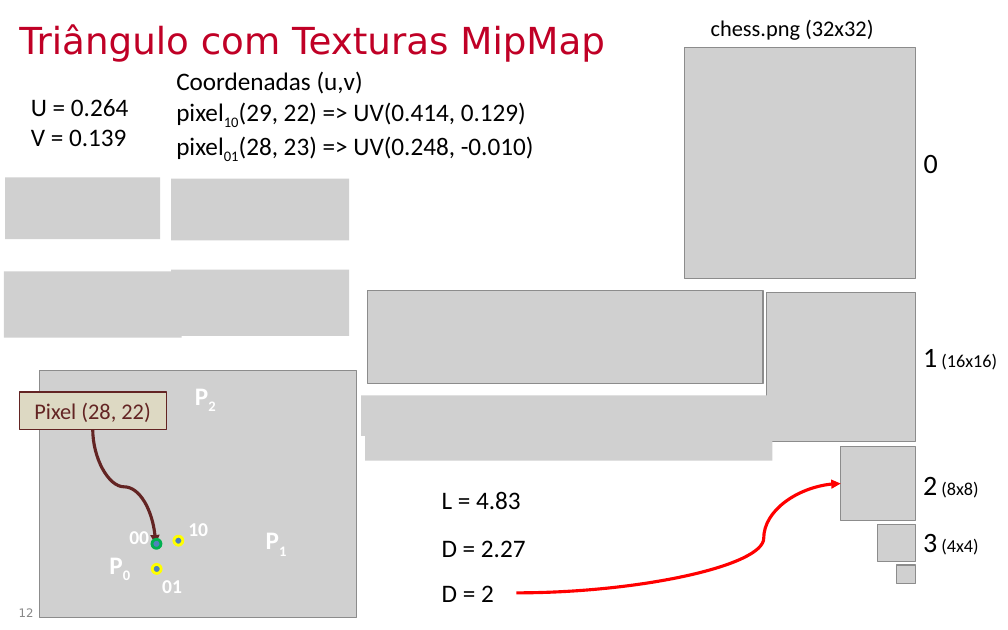
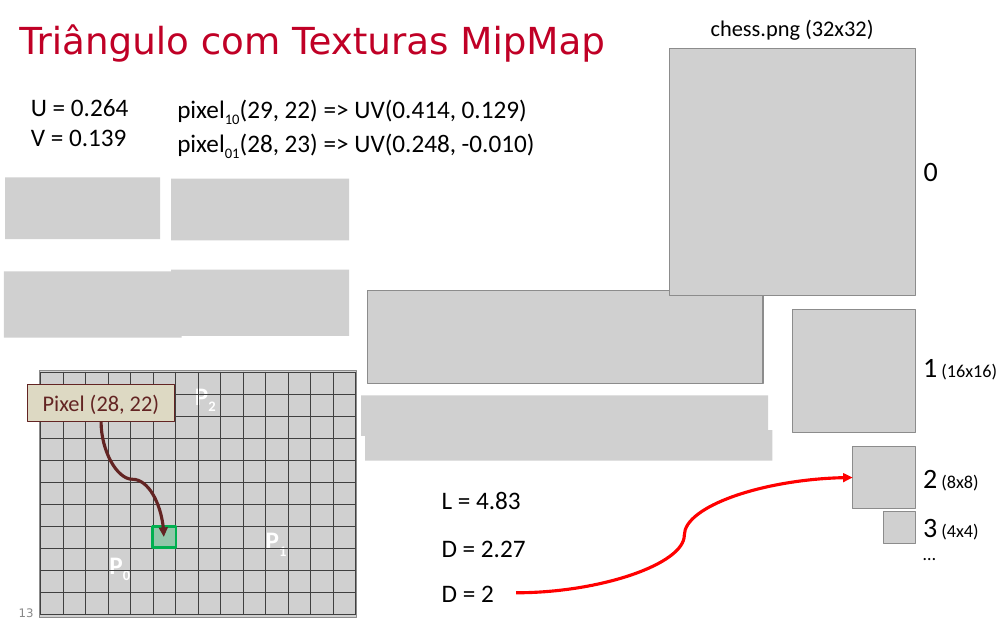
Before and after one commit to lpsoares/ComputacaoGrafica, a slide deck: slide 13 of content/aulas/12-revisao3_interpolacao_mipmap_visibilidade/aula12_revisao3_interpolacao_mipmap_visibilidade.pptx (slide 12 before the commit). Drawn at 1008x630 pixels with LibreOffice and Linux fonts; fonts in the diff are those of the drawing; grey boxes stand for pictures; background and template pictures are left out. Boxes give left, top, right and bottom in pixels: in the first picture for what was removed or moved away, otherwise in the second. Text is boxed around its words. In the diff, an @@ line names an element or a change of style, - is before the commit and + after.

```diff
--- a/content/aulas/12-revisao3_interpolacao_mipmap_visibilidade/aula12_revisao3_interpolacao_mipmap_visibilidade.pptx
+++ b/content/aulas/12-revisao3_interpolacao_mipmap_visibilidade/aula12_revisao3_interpolacao_mipmap_visibilidade.pptx
@@ picture: place and size @@
-picture at (684, 47, 915, 278)
+picture at (669, 48, 915, 294)
@@ text "pixel10(29, 22) => UV(0.414, 0.129)": place and size @@
-text "pixel10(29, 22) => UV(0.414, 0.129)" at (176, 71, 534, 159)
+text "pixel10(29, 22) => UV(0.414, 0.129)" at (240, 99, 535, 156)
@@ text at (176, 71, 363, 94): paragraph removed @@
-Coordenadas (u,v)
@@ text "0": place and size @@
-text "0" at (924, 155, 938, 174)
+text "0" at (924, 163, 938, 182)
@@ picture: place and size @@
-picture at (766, 292, 915, 442)
+picture at (792, 309, 915, 432)
@@ text "1 (16x16)": place and size @@
-text "1 (16x16)" at (923, 349, 997, 370)
+text "1 (16x16)" at (923, 359, 997, 380)
@@ rectangle "Pixel (28, 22)": place and size @@
-rectangle "Pixel (28, 22)" at (19, 392, 166, 429)
+rectangle "Pixel (28, 22)" at (27, 384, 174, 421)
@@ table added at (40, 372, 351, 615), 11 rows, 14 columns @@
+ |  |  |  |  |  |  |  |  |  |  |  |  | 
+ |  |  |  |  |  |  |  |  |  |  |  |  | 
+ |  |  |  |  |  |  |  |  |  |  |  |  | 
+ |  |  |  |  |  |  |  |  |  |  |  |  | 
+ |  |  |  |  |  |  |  |  |  |  |  |  | 
+ |  |  |  |  |  |  |  |  |  |  |  |  | 
+ |  |  |  |  |  |  |  |  |  |  |  |  | 
+ |  |  |  |  |  |  |  |  |  |  |  |  | 
+ |  |  |  |  |  |  |  |  |  |  |  |  | 
+ |  |  |  |  |  |  |  |  |  |  |  |  | 
+ |  |  |  |  |  |  |  |  |  |  |  |  | 
@@ curved arrow moved from (93, 429) - (155, 544) to (101, 421) - (163, 537) @@
@@ picture: place and size @@
-picture at (841, 447, 915, 521)
+picture at (853, 447, 915, 509)
@@ curved arrow moved from (516, 593) - (841, 484) to (516, 593) - (853, 478) @@
@@ text "2 (8x8)": place and size @@
-text "2 (8x8)" at (923, 476, 978, 498)
+text "2 (8x8)" at (923, 469, 978, 491)
@@ text at (923, 518, 978, 540): paragraph added @@
+…
@@ text "3 (4x4)": place and size @@
-text "3 (4x4)" at (923, 533, 978, 555)
+text "3 (4x4)" at (923, 518, 978, 540)
@@ group removed at (129, 524, 208, 593): 3 ellipses, 3 texts @@
-01
-10
-00
@@ rectangle added at (152, 526, 175, 547), fill #00B050 at 30% opacity, outline #00B050 2 pt @@
@@ picture: place and size @@
-picture at (878, 524, 915, 561)
+picture at (884, 512, 915, 543)
@@ picture removed at (897, 565, 916, 585) @@
@@ page number at (19, 608, 34, 617): text changed @@
-12
+13
```
Also in this commit, not shown: 14 other slides changed, 7 slides added, 1 other file.
